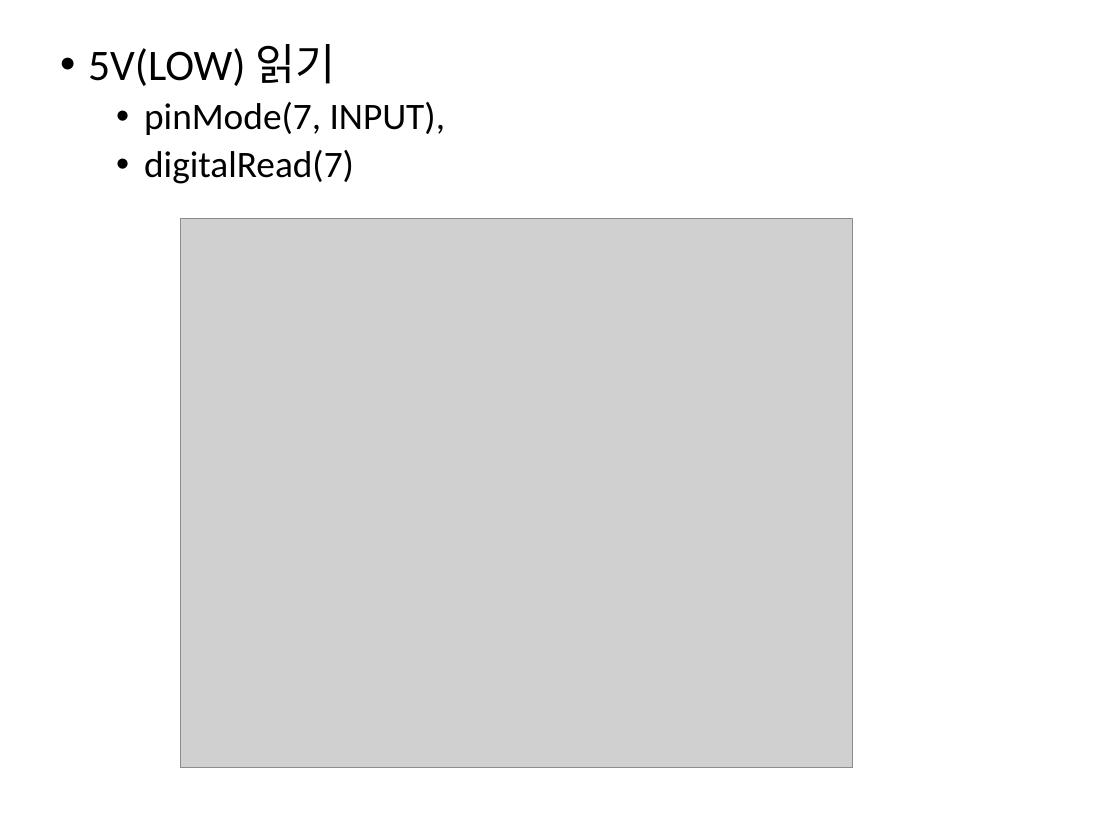
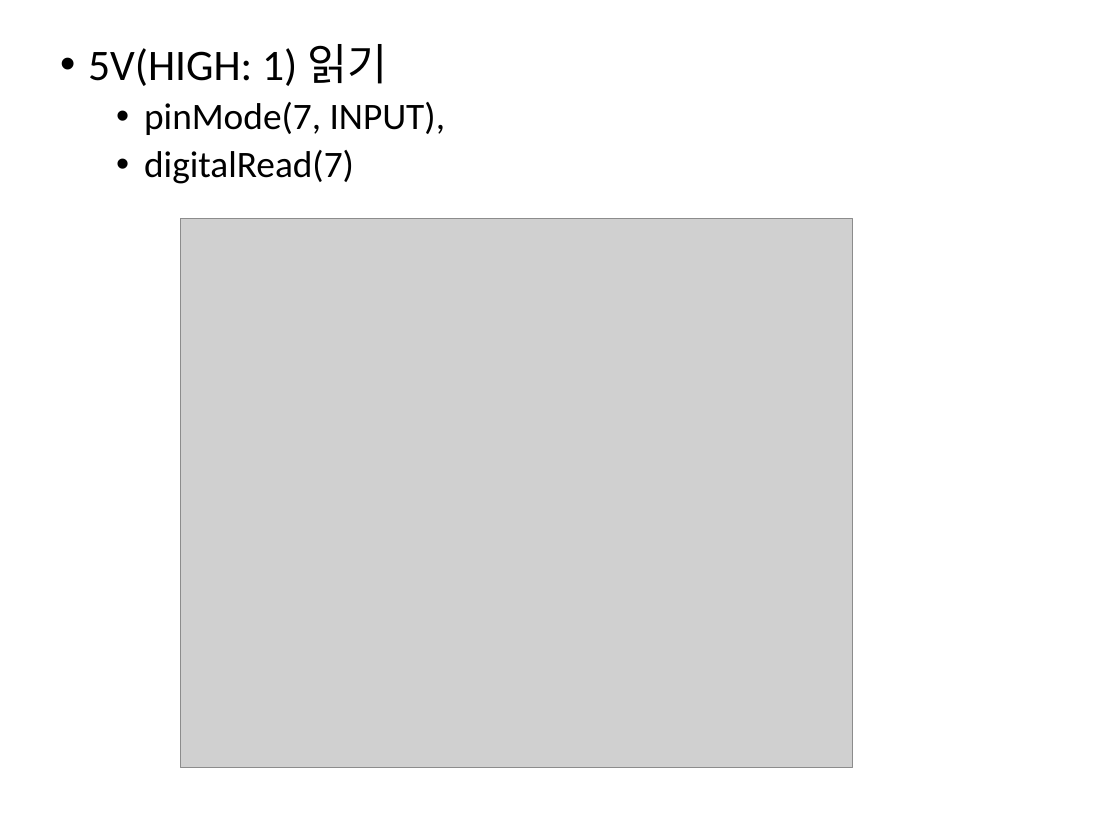
Before and after one commit to iot2019/Week04, a slide deck: slide 7 of Week04.pptx. Drawn at 1120x840 pixels with LibreOffice and Linux fonts; fonts in the diff are those of the drawing; grey boxes stand for pictures. Boxes give left, top, right and bottom in pixels: in the first picture for what was removed or moved away, otherwise in the second. Text is boxed around its words. In the diff, an @@ line names an element or a change of style, - is before the commit and + after.

```diff
--- a/Week04.pptx
+++ b/Week04.pptx
@@ text at (88,44,387,86): text changed @@
-• 5V(LOW) 읽기
+• 5V(HIGH: 1) 읽기
```
Also in this commit, not shown: 9 other slides changed, 2 slides added, 1 slide removed, 5 other files.
